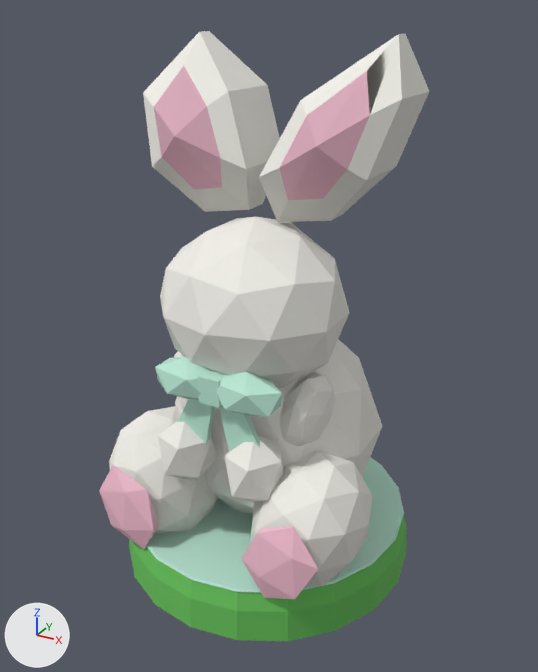
The glTF model public/models/omg-c/bunny-statue.glb as it was, and as the next commit left it.
Before and after are seen from a 50 mm camera at (1.5, -2.71, 2.49) aimed at (0.02, -0.02, 1.15). Every picture has the same lights, and +X, +Y and +Z are marked at lower left. The picture after the commit comes second. Where no turn or scale is listed for an object, it has been applied to the vertices. Vertices at exactly the same position are counted once.

Objects in the first picture: 'ears0_mesh', 'ears1_mesh', 'root_mesh'.
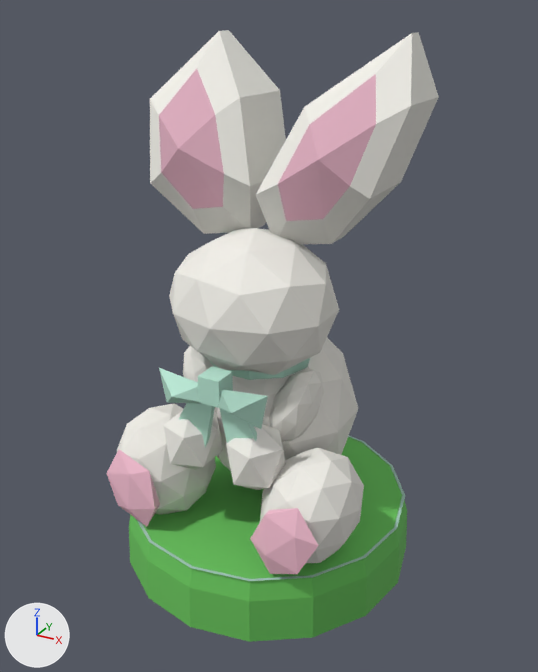
Location of each change, [x1, y1, x2, y2] in pixels of the pictures (538 x 672 px; the box of a moved part takes in the faces that stretch with it):
'root_mesh', reshaped: before [99, 217, 407, 641]; after [107, 228, 407, 642]
'ears1_mesh', reshaped (8% wider, 13% taller): before [259, 34, 429, 222]; after [256, 32, 439, 245]
'ears0_mesh', reshaped (13% taller): before [143, 31, 280, 212]; after [150, 30, 286, 234]
part 3 of me_mesh_2, moved or reshaped: before [175, 339, 382, 514]; after [217, 338, 358, 471]
part 4 of me_mesh_2, moved or reshaped: before [160, 217, 350, 390]; after [169, 228, 339, 375]
part 5 of me_mesh_2, moved or reshaped: before [109, 406, 218, 534]; after [117, 403, 216, 515]
part 6 of me_mesh_2, moved or reshaped: before [99, 465, 159, 549]; after [107, 450, 160, 527]
part 7 of me_mesh_2, moved or reshaped: before [158, 420, 216, 480]; after [163, 411, 223, 470]
part 8 of me_mesh_2, moved or reshaped (mostly hidden before): before [174, 351, 188, 409]; after [183, 346, 218, 414]
part 9 of me_mesh_2, moved or reshaped: before [250, 451, 373, 587]; after [260, 448, 364, 563]
part 10 of me_mesh_2, moved or reshaped: before [241, 527, 318, 599]; after [250, 508, 318, 574]
part 11 of me_mesh_2, moved or reshaped: before [224, 435, 284, 502]; after [226, 424, 286, 490]
part 12 of me_mesh_2, moved or reshaped: before [280, 372, 336, 446]; after [269, 368, 324, 442]
part 13 of me_mesh_2, added: after [136, 436, 405, 581]
part 14 of me_mesh_2, added (green): after [210, 358, 310, 380]
part 15 of me_mesh_2, deleted (green): before [216, 372, 282, 417]
part 16 of me_mesh_2, deleted (green): before [155, 357, 211, 400]
part 17 of me_mesh_2, reshaped: before [129, 457, 407, 641]; after [129, 437, 407, 642]
part 18 of me_mesh_2, added (green): after [159, 368, 268, 429]

Diff of the bpy script that builds the scene:
```diff
--- a/public/models/omg-c/bunny-statue.glb.py
+++ b/public/models/omg-c/bunny-statue.glb.py
@@ me_mesh_0 @@
-me_mesh_0.from_pydata(...)  # 22 vertices, 40 faces; spans x -0.535..-0.049, y -0.221..0.309, z 1.679..2.4
+me_mesh_0.from_pydata(...)  # 22 vertices, 40 faces; spans x -0.548..-0.034, y -0.2..0.416, z 1.58..2.4
+# me_mesh_0 part 1: 22 of 22 vertices moved; they spanned x -0.535..-0.049, y -0.221..0.309, z 1.679..2.4 and now span x -0.548..-0.034, y -0.2..0.416, z 1.58..2.4; mean shift (0.0, 0.04, -0.056)
 me_mesh_0.materials.append(mat_paper)
@@ me_mesh_1 @@
-me_mesh_1.from_pydata(...)  # 22 vertices, 40 faces; spans x 0.039..0.54, y -0.173..0.379, z 1.679..2.4
+me_mesh_1.from_pydata(...)  # 22 vertices, 40 faces; spans x 0.025..0.553, y -0.152..0.516, z 1.58..2.4
+# me_mesh_1 part 2: 22 of 22 vertices moved; they spanned x 0.039..0.54, y -0.173..0.379, z 1.679..2.4 and now span x 0.025..0.553, y -0.152..0.516, z 1.58..2.4; mean shift (0.0, 0.04, -0.056)
 me_mesh_1.materials.append(mat_paper)
@@ me_mesh_2 @@
-me_mesh_2.from_pydata(...)  # 504 vertices, 940 faces; spans x -0.7..0.7, y -0.7..0.7, z 0.0..1.71
+me_mesh_2.from_pydata(...)  # 475 vertices, 848 faces; spans x -0.7..0.7, y -0.7..0.7, z 0.0..1.66
+# me_mesh_2 part 3: the loose piece of 42 vertices spanning x -0.49..0.49, y -0.38..0.54, z 0.15..1.23 is scaled about its middle by (0.753, 0.85, 0.836), then moved by (0.0, 0.02, 0.06)
+# me_mesh_2 part 4: the loose piece of 42 vertices spanning x -0.4..0.4, y -0.5..0.23, z 0.96..1.71 is scaled about its middle by (0.897, 0.892, 0.842), then moved by (0.0, 0.0, 0.01)
+# me_mesh_2 part 5: the loose piece of 42 vertices spanning x -0.64..-0.12, y -0.6..0.0, z 0.16..0.76 is scaled about its middle by (0.843, 0.867, 0.844), then moved by (0.0, 0.0, 0.07)
+# me_mesh_2 part 6: the loose piece of 12 vertices spanning x -0.53..-0.23, y -0.63..-0.57, z 0.24..0.65 is scaled about its middle by (0.886, 1, 0.908), then moved by (0.0, 0.04, 0.08)
+# me_mesh_2 part 7: the loose piece of 12 vertices spanning x -0.3..-0.04, y -0.54..-0.29, z 0.55..0.89 is moved by (0.01, 0.03, 0.04)
+# me_mesh_2 part 8: the loose piece of 42 vertices spanning x -0.4..-0.1, y -0.29..-0.01, z 0.61..1.09 is scaled about its middle by (0.839, 0.857, 0.846), then moved by (0.03, 0.0, 0.05)
+# me_mesh_2 part 9: the loose piece of 42 vertices spanning x 0.12..0.64, y -0.6..0.0, z 0.16..0.76 is scaled about its middle by (0.843, 0.867, 0.844), then moved by (0.0, 0.0, 0.07)
+# me_mesh_2 part 10: the loose piece of 12 vertices spanning x 0.2..0.56, y -0.63..-0.57, z 0.24..0.65 is scaled about its middle by (0.886, 1, 0.908), then moved by (0.0, 0.04, 0.08)
+# me_mesh_2 part 11: the loose piece of 12 vertices spanning x 0.04..0.3, y -0.54..-0.29, z 0.55..0.89 is moved by (-0.01, 0.03, 0.04)
+# me_mesh_2 part 12: the loose piece of 42 vertices spanning x 0.11..0.39, y -0.29..-0.01, z 0.61..1.09 is scaled about its middle by (0.839, 0.857, 0.846), then moved by (-0.03, 0.0, 0.05)
+# me_mesh_2 part 13: a new loose piece of 32 vertices spanning x -0.67..0.67, y -0.67..0.67, z 0.32, in mat_paper
+# me_mesh_2 part 14: a new loose piece of 30 vertices spanning x -0.25..0.25, y -0.3..0.16, z 1.06..1.12, in mat_paper
+# me_mesh_2 part 15: the loose piece of 12 vertices spanning x -0.02..0.3, y -0.52..-0.34, z 0.98..1.18 is deleted
+# me_mesh_2 part 16: the loose piece of 12 vertices spanning x -0.3..0.02, y -0.52..-0.34, z 0.98..1.18 is deleted
+# me_mesh_2 part 17: 137 vertices removed from x -0.69..0.69, y -0.69..0.69, z 0.01..0.26; 61 vertices added at x -0.69..0.69, y -0.69..0.69, z 0.01..0.32
+# me_mesh_2 part 18: 9 vertices added at x -0.26..0.26, y -0.55..-0.47, z 0.96..1.12
+# other edits to the shape of me_mesh_2 do not show in these pictures
 me_mesh_2.materials.append(mat_paper)
```
